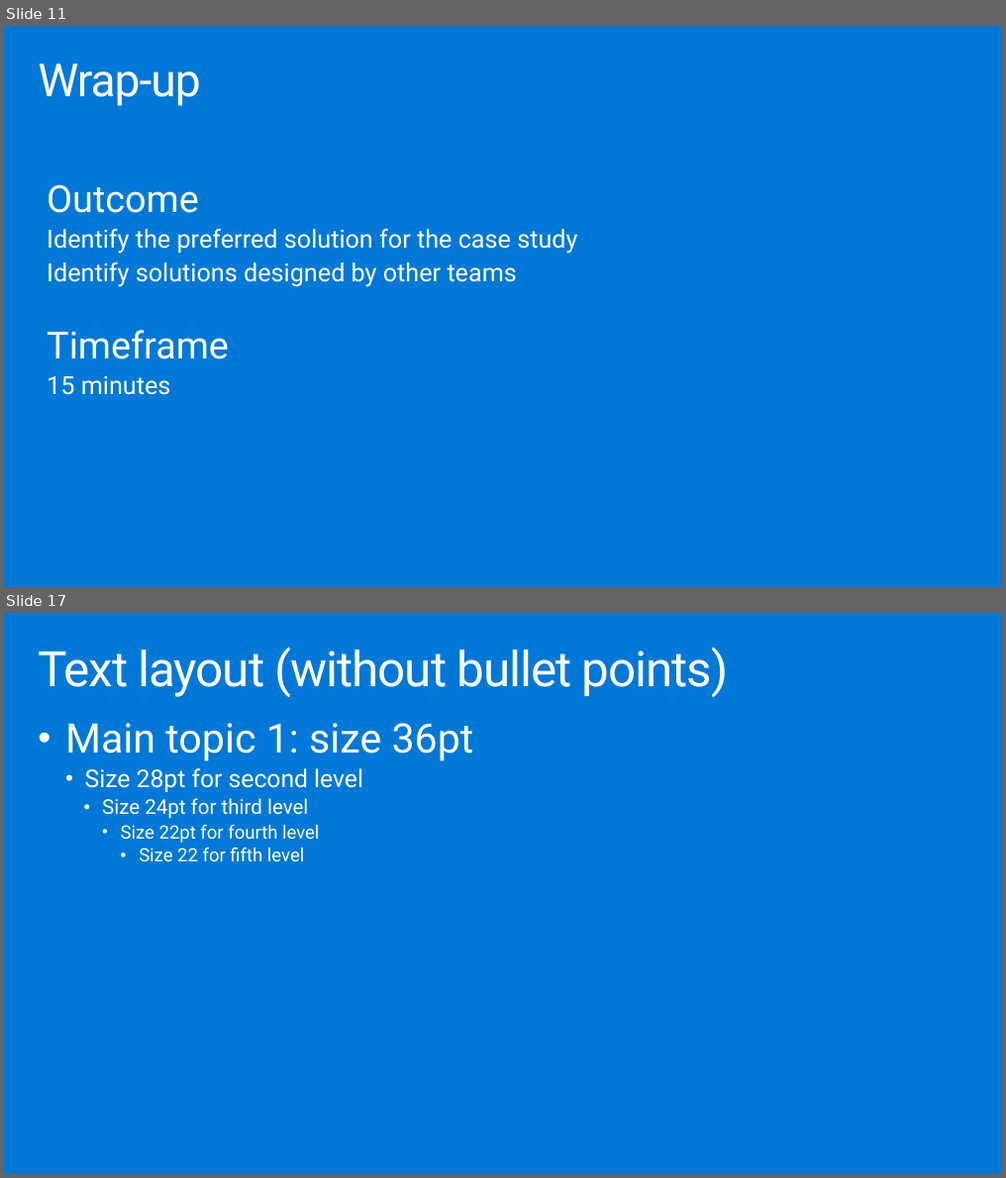
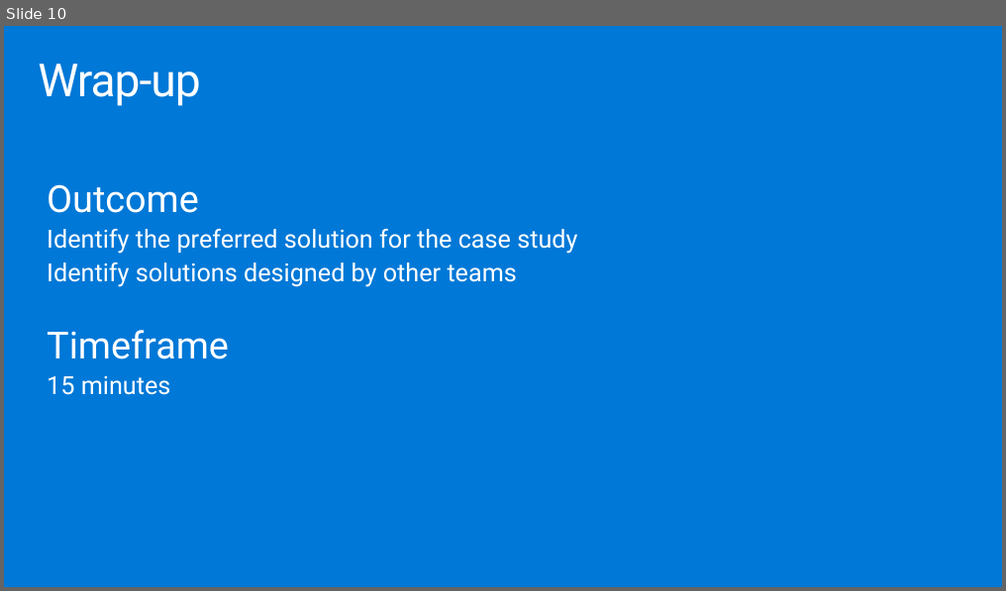
Before and after one commit to solliancenet/microsoft-leveraging-azure-digital-twins-supply-chain, a slide deck: Whiteboard design session/WDS trainer presentation - Leveraging Azure Digital Twins in a supply chain.pptx. Shown one above the other, each under a label of ours: slides 11 and 17 before the commit, slide 10 after it; the slides between them are not shown. The pictures are 1006x1178 and 1006x591 pixels, drawn with LibreOffice and Linux fonts; fonts in the diff are those of the drawing. Boxes give left, top, right and bottom in pixels: in the first picture for what was removed or moved away, otherwise in the second. Text is boxed around its words. In the diff, an @@ line names an element or a change of style, - is before the commit and + after.

```diff
--- a/Whiteboard design session/WDS trainer presentation - Leveraging Azure Digital Twins in a supply chain.pptx
+++ b/Whiteboard design session/WDS trainer presentation - Leveraging Azure Digital Twins in a supply chain.pptx
@@ slide 17 removed at [4,613,1002,1174], background #0078D7 @@
@@ title removed at [38,647,729,697] @@
-Text layout (without bullet points)
@@ text removed at [65,723,474,862] @@
-• Main topic 1: size 36pt
-  • Size 28pt for second level
-    • Size 24pt for third level
-      • Size 22pt for fourth level
-        • Size 22 for fifth level
@@ what was slide 11 is now slide 10 @@
```
Also in this commit, not shown: 1 slide changed, 20 slides added, 16 other slides removed, 1 other file.
